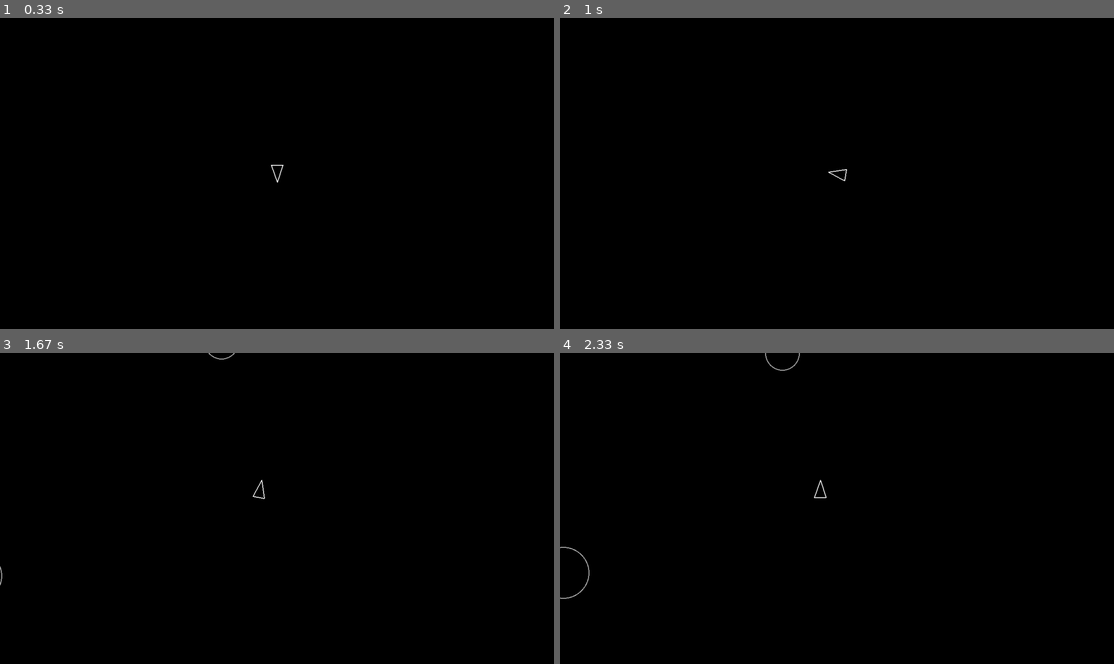
Above: before the commit, frames 1-4 (two rows, left to right).
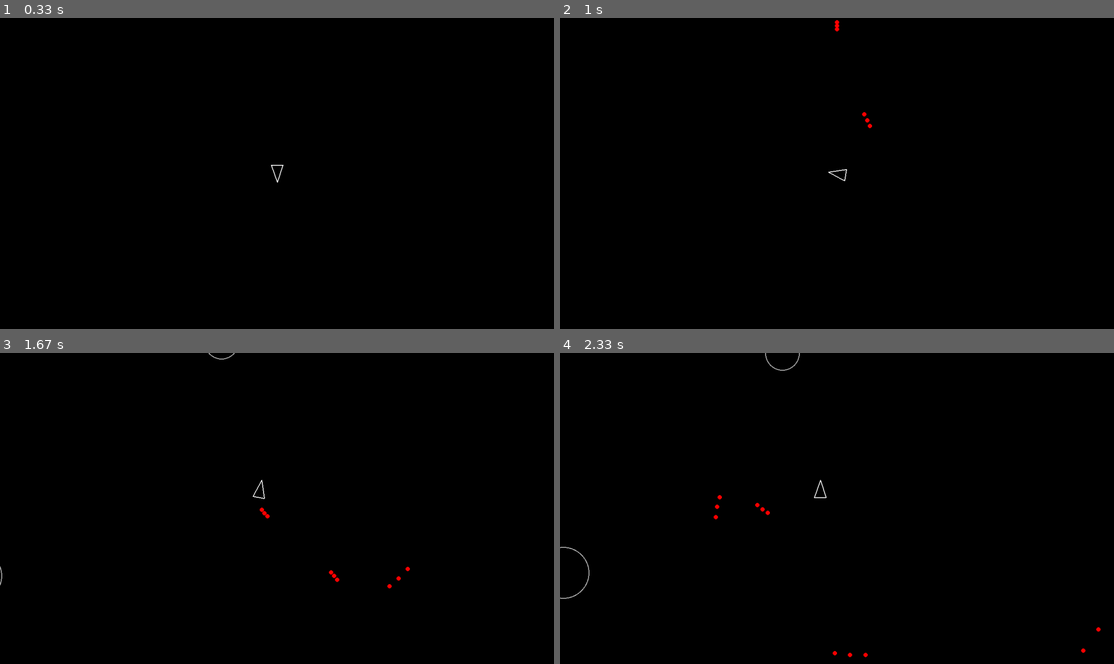
Above: after the commit, the same moments.

Repository: Rinatka777/pygame2
Game: pygame game, started from main2.py
Same seed, same stepped clock (60 frames per second), same inputs: the game is played once before the commit and once after it.
Inputs:
- Up to frame 1 (0.33 s): no input
- Up to frame 2 (1 s): tap Space at 0.33, 0.73 s; hold D from 0.67 s (still down)
- Up to frame 3 (1.67 s): tap Space at 1.03, 1.23, 1.57 s; release D at 1.13 s; hold W 1.17-1.47 s; hold D from 1.5 s (still down)
- Up to frame 4 (2.33 s): tap Space at 1.87, 2.07 s; release D at 1.97 s; hold A from 2 s (still down)

Frame 1 is identical in both runs. In frame 2, less than 0.1% of the frame differs, in the area x 49-57%, y 0-36%; in frame 3, less than 0.1%; in frame 4, 0.1%, in the area x 27-98%, y 45-98%.

Commit message:
chapter 3, 3. player can shoot now, but it shoots from its asshole rather than from the peak...

Diff:
--- a/constants2.py
+++ b/constants2.py
@@ -8,3 +8,4 @@
 PLAYER_TURN_SPEED = 300
 PLAYER_SPEED = 200
 SHOT_RADIUS = 5  # Radius of the bullet
+PLAYER_SHOOT_SPEED = 500
--- a/main2.py
+++ b/main2.py
@@ -47,6 +47,7 @@
     asteroids = pygame.sprite.Group()
     # Create a group for shots (bullets)
     shots = pygame.sprite.Group()
+
     Asteroid.containers = (asteroids, updatable, drawable)
     # Game loop
     while True:
@@ -58,7 +59,12 @@
         # Update all objects in the updatable group
         for obj in updatable:
             # Manually call update with dt since Group.update() doesn't pass parameters
-            obj.update(dt)
+            new_shot = obj.update(dt)  # Capture the returned shot
+            if new_shot:  # If a shot was returned
+                shots.add(new_shot)  # Add the new shot to the shots group
+                updatable.add(new_shot)
+                drawable.add(new_shot)
+
         # After updating, check for collisions between the player and asteroids
         for asteroid in asteroids:
             if player.collides_with(asteroid):
--- a/player2.py
+++ b/player2.py
@@ -3,6 +3,8 @@
 # Import the CircleShape class from CircleShape.py
 from circleshape2 import CircleShape
 from constants2 import *
+from shot import Shot
+
 class Player(CircleShape):
     containers = None  # This will be set from main2.py
     def __init__(self, x, y):
@@ -30,6 +32,9 @@
             self.move (dt)
         if keys[pygame.K_s]:
             self.move (-dt)
+        if keys[pygame.K_SPACE]:
+            return self.shoot()
+
     def triangle(self):
         forward = pygame.Vector2(0, 1).rotate(self.rotation)
         right = pygame.Vector2(0, 1).rotate(self.rotation + 90) * self.radius / 1.5
@@ -41,3 +46,17 @@
     # Add the draw method here
     def draw(self, screen):
         pygame.draw.polygon(screen, "white", self.triangle(), 2)
+    def shoot(self):
+        forward = pygame.Vector2(0, -1).rotate(self.rotation)  # Direction the player is facing
+        # Create a new shot at the player's current position
+        shot_position = self.position + forward * (self.radius + SHOT_RADIUS)  # Adjust to the tip of the triangle
+
+        # Set the shot's velocity
+        shot_velocity = pygame.Vector2(0, -1)  # Start with vector pointing up
+        shot_velocity = shot_velocity.rotate(self.rotation)  # Rotate it based on player rotation
+        shot_velocity *= PLAYER_SHOOT_SPEED  # Scale up by the player's shooting speed
+
+        # Create the shot
+        new_shot = Shot(shot_position.x, shot_position.y, shot_velocity)
+
+        return new_shot
